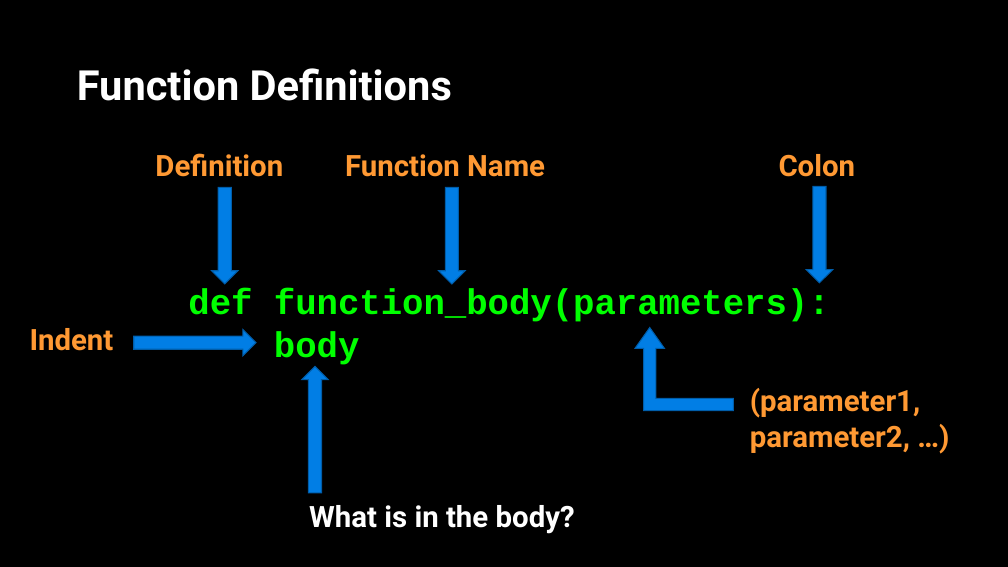
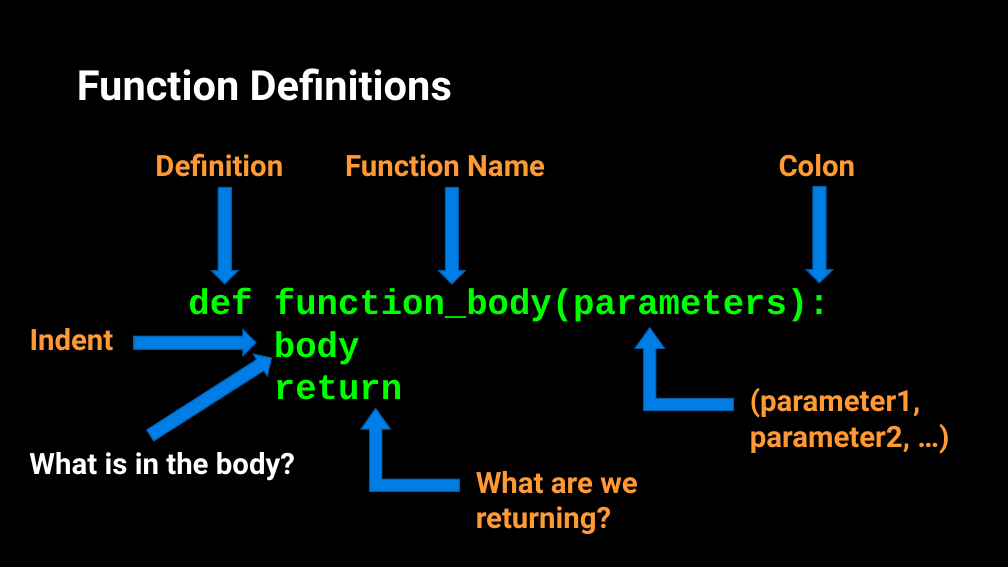
Before and after one commit to APS106/APS106-winter-2022-material, a slide deck: slide 4 of lectures/week2/lecture2/slides/week2_lecture2.pptx. Drawn at 1008x567 pixels with LibreOffice and Linux fonts; fonts in the diff are those of the drawing; background and template pictures are left out. Boxes give left, top, right and bottom in pixels: in the first picture for what was removed or moved away, otherwise in the second. Text is boxed around its words. In the diff, an @@ line names an element or a change of style, - is before the commit and + after.

```diff
--- a/lectures/week2/lecture2/slides/week2_lecture2.pptx
+++ b/lectures/week2/lecture2/slides/week2_lecture2.pptx
@@ right arrow at (143,347,279,446): rotation 270 to 327 degrees @@
@@ text at (274,375,402,409): paragraph added @@
+return
@@ bent up arrow added at (361,408,460,492), fill #017EE5, outline #015DA9 1 pt @@
@@ text "What is in the body?": place and size @@
-text "What is in the body?" at (309,505,575,534)
+text "What is in the body?" at (29,452,295,481)
@@ text added at (476,471,637,534), 28 pt, text #FF9933, bold @@
+What are we returning?
```
Also in this commit, not shown: 10 other slides changed, 6 slides added, 3 other files.
